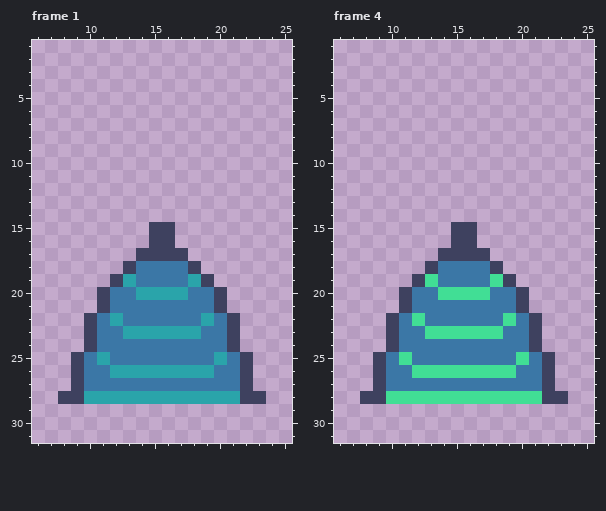
Pixel-art file, stored at src/examples/LD45/art/thruster.aseprite. The first picture shows the starting point.
32x32 pixels, 4 frames. Shown: frame 1: x 6..25, y 1..31; frame 4: x 6..25, y 1..31. The commit also changed other frames, which this record leaves out.
And afterwards:
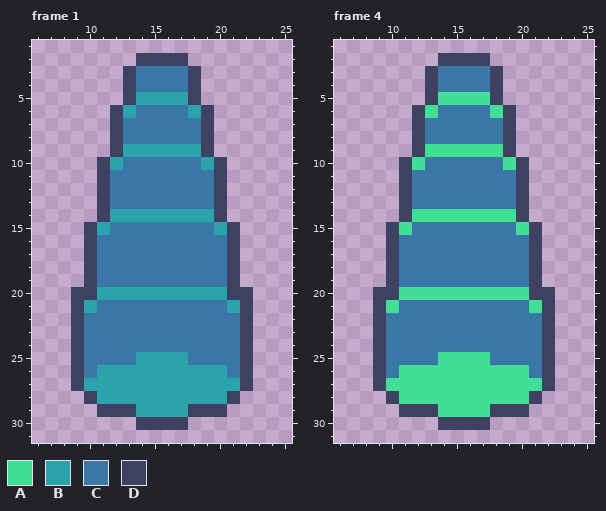
Palette (. is transparent): A #41de95  B #2aa4aa  C #3b77a6  D #3e415f
Change:
Changed rows in their new state; - is an unchanged pixel.
Frame 1, layer "Thruster (off)":
first column x 8:
 2 ------DDDD------
 3 -----DCCCCD-----
 4 -----DCCCCD-----
 5 -----DBBBBD-----
 6 ----DBCCCCBD----
 7 ----DCCCCCCD----
 8 ----DCCCCCCD----
 9 ----DBBBBBBD----
10 ---DBCCCCCCBD---
11 ---DCCCCCCCCD---
12 ---DCCCCCCCCD---
13 ---DCCCCCCCCD---
14 ---DBBBBBBBBD---
15 --DBCCCCCCCCBD--
16 --DCCCCCCCCCCD--
17 --DCCCCCCCCCCD--
18 --DCCC----CCCD--
19 --DCCC----CCCD--
20 -DDBBB----BBBDD-
21 -DBC--------CBD-
22 -DC-C------C-CD-
23 -DC--CCCCCC--CD-
24 -DC----------CD-
25 ---C--BBBB--C---
26 ---B--------B---
27 --BBBBBBBBBBBB--
28 ..D----------D..
29 ---DDDBBBBDDD---
30 ------DDDD------
Frame 4, layer "Thruster (off)":
first column x 8:
 2 ------DDDD------
 3 -----DCCCCD-----
 4 -----DCCCCD-----
 5 -----DAAAAD-----
 6 ----DACCCCAD----
 7 ----DCCCCCCD----
 8 ----DCCCCCCD----
 9 ----DAAAAAAD----
10 ---DACCCCCCAD---
11 ---DCCCCCCCCD---
12 ---DCCCCCCCCD---
13 ---DCCCCCCCCD---
14 ---DAAAAAAAAD---
15 --DACCCCCCCCAD--
16 --DCCCCCCCCCCD--
17 --DCCCCCCCCCCD--
18 --DCCC----CCCD--
19 --DCCC----CCCD--
20 -DDAAA----AAADD-
21 -DAC--------CAD-
22 -DC-C------C-CD-
23 -DC--CCCCCC--CD-
24 -DC----------CD-
25 ---C--AAAA--C---
26 ---A--------A---
27 --AAAAAAAAAAAA--
28 ..D----------D..
29 ---DDDAAAADDD---
30 ------DDDD------
Pixel boxes of the changes (left, top, right, bottom) in both pictures:
changed: (58, 53, 266, 430)
changed: (360, 53, 568, 430)
